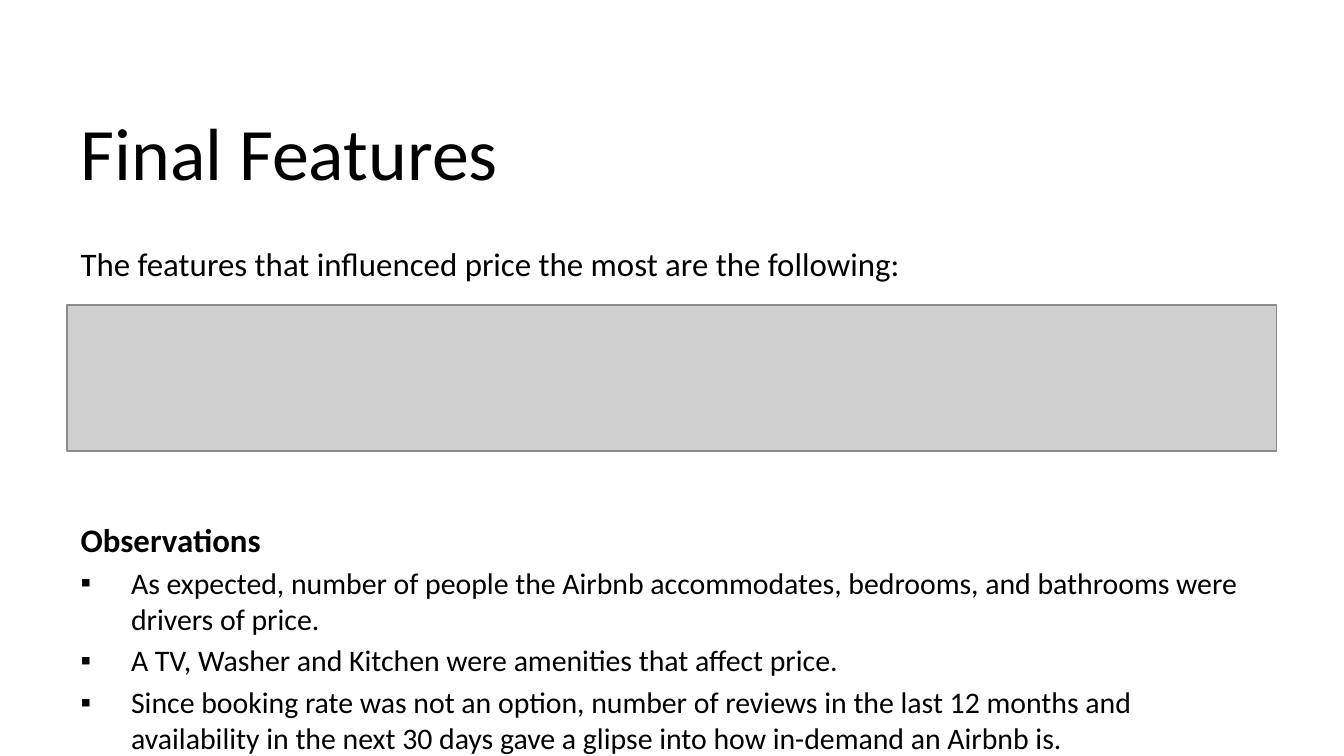
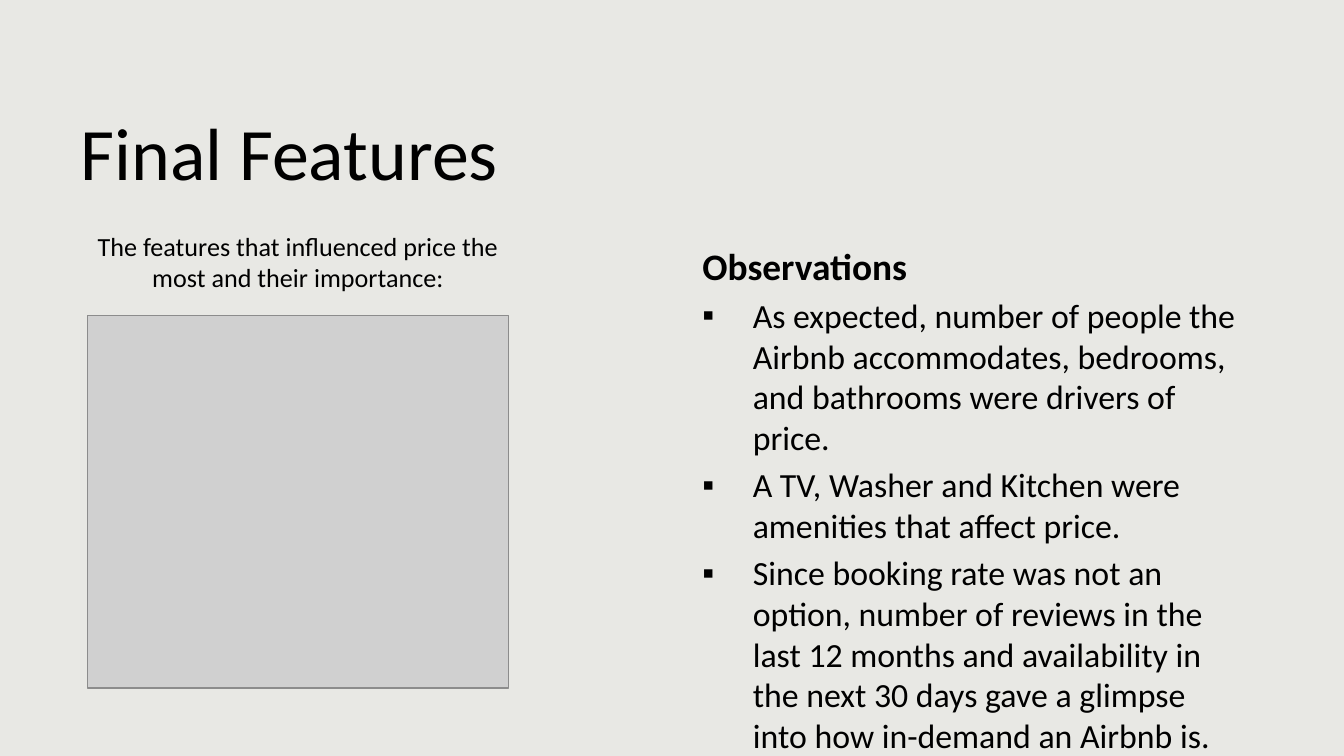
Before and after one commit to vicotriangle/victoria_data606, a slide deck: slide 15 of docs/capstone.pptx. Drawn at 1344x756 pixels with LibreOffice and Linux fonts; fonts in the diff are those of the drawing; grey boxes stand for pictures; background and template pictures are left out. Boxes give left, top, right and bottom in pixels: in the first picture for what was removed or moved away, otherwise in the second. Text is boxed around its words. In the diff, an @@ line names an element or a change of style, - is before the commit and + after.

```diff
--- a/docs/capstone.pptx
+++ b/docs/capstone.pptx
@@ background #FFFFFF to #E8E8E4 @@
@@ text added at <box>98,238,497,292</box>, 14 pt, text #000000 @@
+The features that influenced price the most and their importance:
@@ text "Observations": place and size @@
-text "Observations" at <box>81,253,1237,754</box>
+text "Observations" at <box>702,253,1235,749</box>
@@ text at <box>81,253,900,282</box>: paragraph removed @@
-The features that influenced price the most are the following:
@@ text at <box>702,253,1235,544</box>: size 17.6 to 20 pt in "Observations"; size 16 to 18.1 pt in "As expected, number of people the Airbnb ...", "A TV, Washer and Kitchen were amenities ..." @@
@@ picture removed at <box>67,305,1277,452</box> @@
@@ picture added at <box>87,316,509,688</box> @@
@@ text at <box>753,561,1209,749</box>: text changed; size 16 to 18.1 pt @@
-▪ Since booking rate was not an option, number of reviews in the last 12 months and availability in the next 30 days gave a glipse into how in-demand an Airbnb is.
+▪ Since booking rate was not an option, number of reviews in the last 12 months and availability in the next 30 days gave a glimpse into how in-demand an Airbnb is.
```
Also in this commit, not shown: 22 other slides changed.
